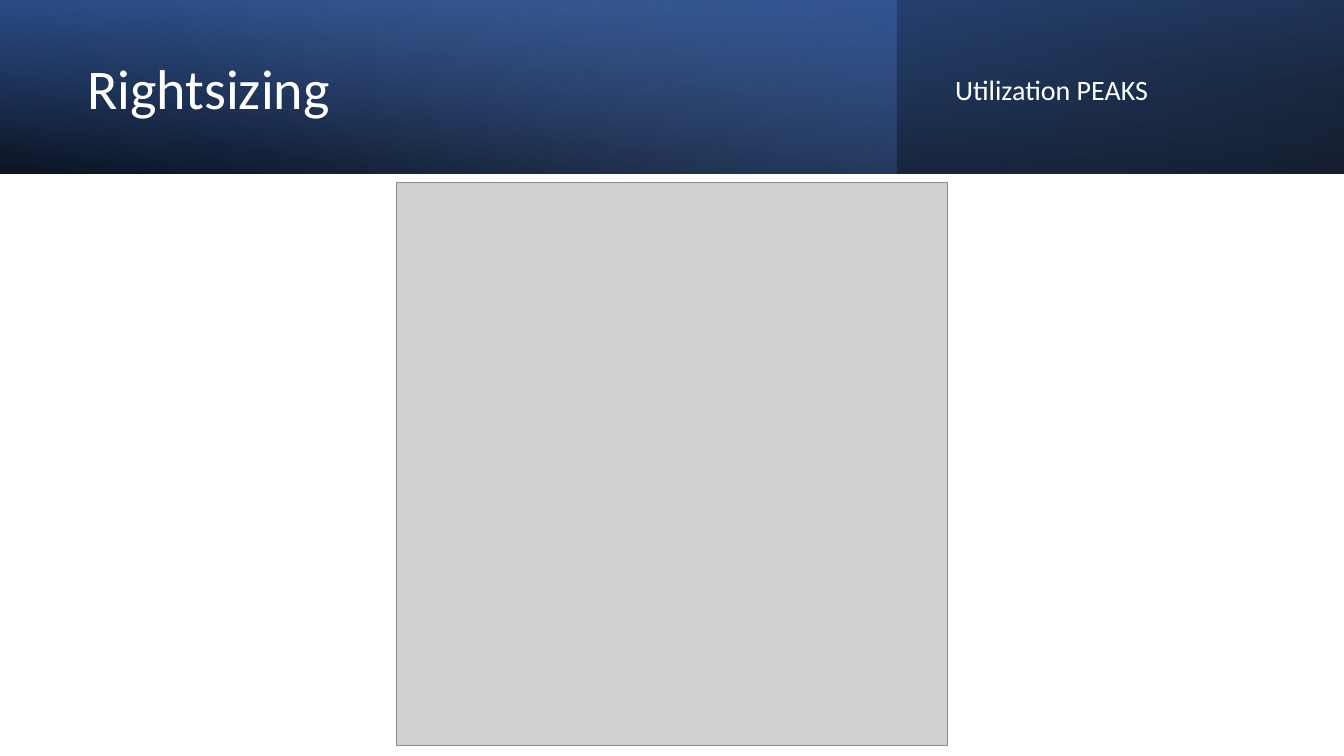
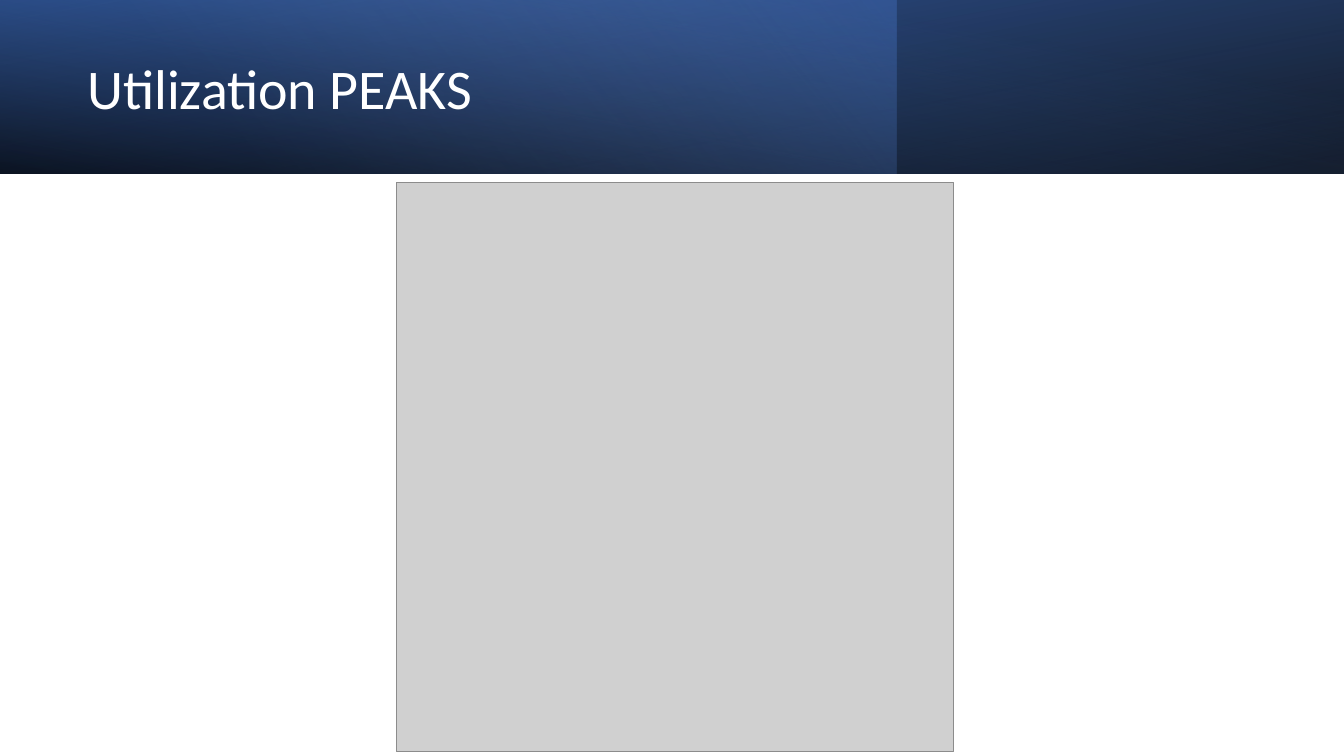
Before and after one commit to VMwareAria/VMwareAria.github.io, a slide deck: slide 5 of Presentations/Rightsizing[bgronas].pptx (slide 7 before the commit). Drawn at 1344x756 pixels with LibreOffice and Linux fonts; fonts in the diff are those of the drawing; grey boxes stand for pictures. Boxes give left, top, right and bottom in pixels: in the first picture for what was removed or moved away, otherwise in the second. Text is boxed around its words. In the diff, an @@ line names an element or a change of style, - is before the commit and + after.

```diff
--- a/Presentations/Rightsizing[bgronas].pptx
+++ b/Presentations/Rightsizing[bgronas].pptx
@@ title at bbox=[87, 70, 472, 110]: text changed @@
-Rightsizing
+Utilization PEAKS
@@ subtitle removed at bbox=[955, 80, 1148, 100] @@
-Utilization PEAKS
@@ picture: place and size @@
-picture at bbox=[396, 182, 949, 746]
+picture at bbox=[396, 182, 954, 752]
```
Also in this commit, not shown: 4 other slides changed, 2 slides removed, 19 other files.
